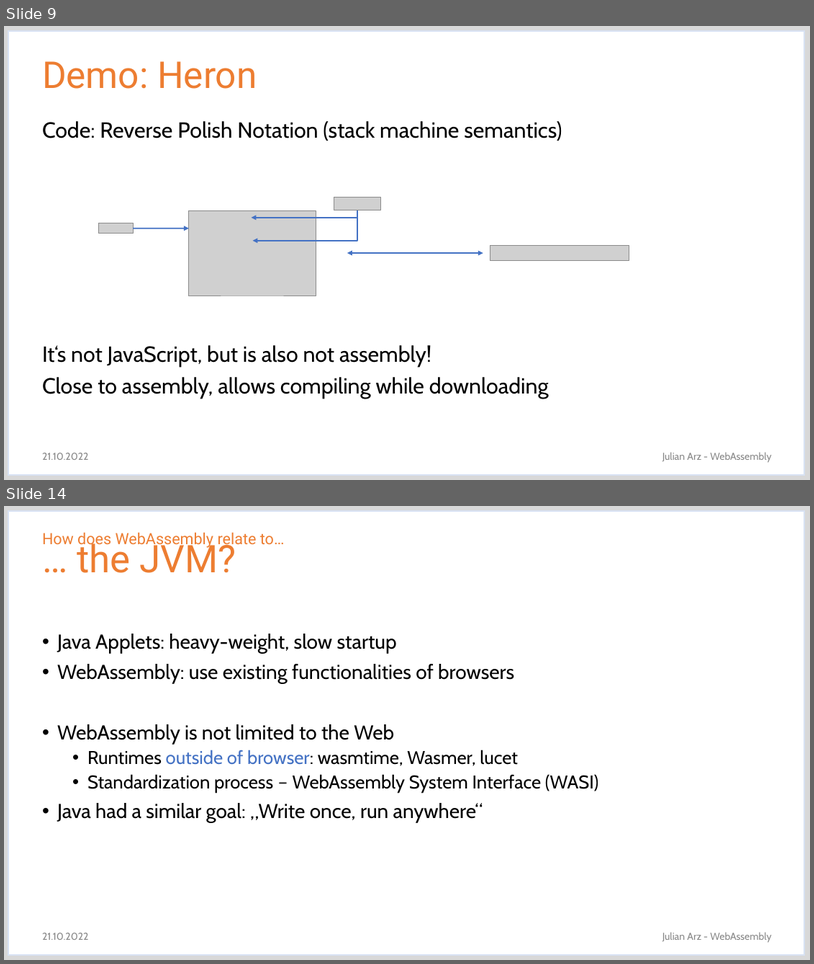
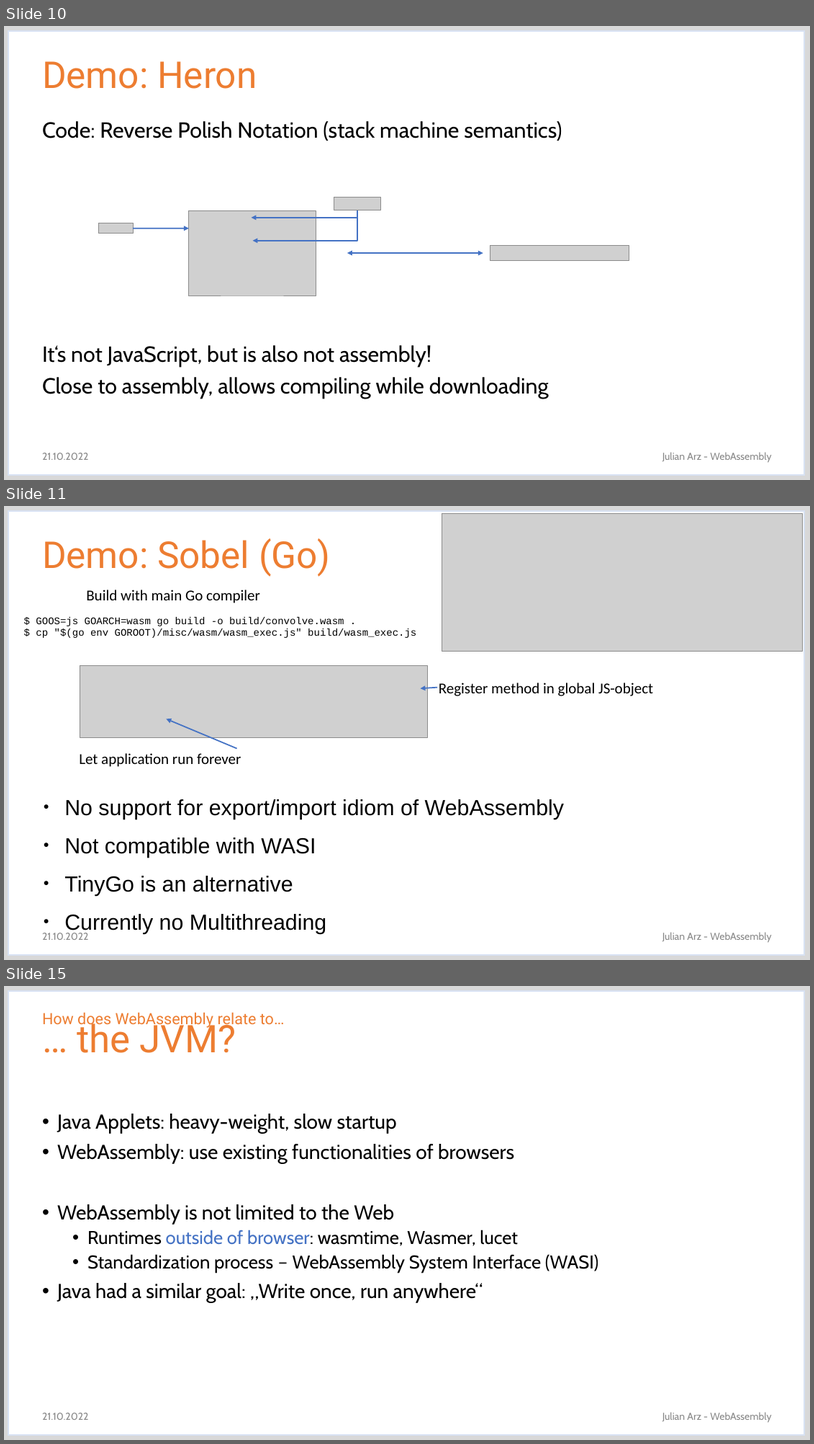
Before and after one commit to j-blue-arz/wasm-intro, a slide deck: webassembly_slides.odp. Shown one above the other, each under a label of ours: slides 9 and 14 before the commit, slides 10, 11 and 15 after it; the slides between them are not shown. The pictures are 814x964 and 814x1444 pixels, drawn with LibreOffice and Linux fonts; fonts in the diff are those of the drawing; grey boxes stand for pictures. Boxes give left, top, right and bottom in pixels: in the first picture for what was removed or moved away, otherwise in the second. Text is boxed around its words. In the diff, an @@ line names an element or a change of style, - is before the commit and + after.

```diff
--- a/webassembly_slides.odp
+++ b/webassembly_slides.odp
@@ slide 11 added at <box>4,506,810,960</box>, background #D8D8D8; not listed: 1 template element that a slide beside it also shows @@
@@ picture added at <box>442,513,803,651</box> @@
@@ title added at <box>42,538,331,577</box>, 44 pt, text #ED7D31 @@
+Demo: Sobel (Go)
@@ text added at <box>86,590,260,603</box>, 18 pt, text #000000 @@
+Build with main Go compiler
@@ text added at <box>36,617,417,638</box>, 12 pt, text #000000 @@
+$ GOOS=js GOARCH=wasm go build -o build/convolve.wasm .
+$ cp "$(go env GOROOT)/misc/wasm/wasm_exec.js" build/wasm_exec.js
@@ picture added at <box>80,665,427,737</box> @@
@@ arrow added from (437, 687) to (421, 688), #4472C4 1.5 pt @@
@@ text added at <box>439,682,653,696</box>, 18 pt, text #000000 @@
+Register method in global JS-object
@@ arrow added from (237, 749) to (166, 719), #4472C4 1.5 pt @@
@@ text added at <box>79,753,241,767</box>, 18 pt, text #000000 @@
+Let application run forever
@@ text added at <box>64,799,564,934</box>, 26 pt, text #000000 @@
+● No support for export/import idiom of WebAssembly
+● Not compatible with WASI
+● TinyGo is an alternative
+● Currently no Multithreading
@@ text added at <box>42,932,88,939</box>, 12 pt, text #888888 @@
+21.10.2022
@@ text added at <box>663,932,772,942</box>, 12 pt, text #888888 @@
+Julian Arz - WebAssembly
@@ what was slide 9 is now slide 10 @@
@@ what was slide 14 is now slide 15 @@
```
Also in this commit, not shown: 7 slides changed, 2 other files.
